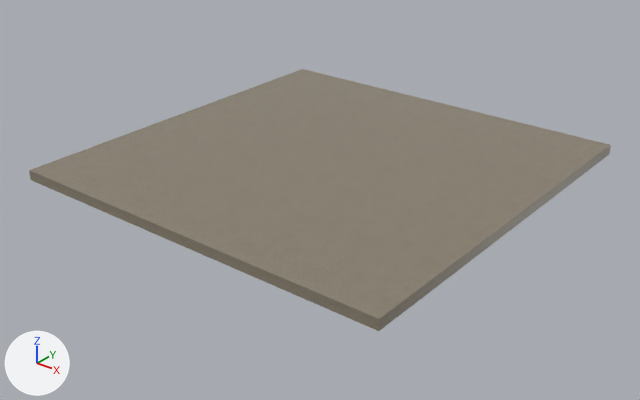
A saved change to the FBX model Assets/Meshes/House1/Floors/Floor_8x8.fbx.
Rendered twice from a camera (50 mm lens) standing at (9.74, -12.47, 6.94) and looking at (0.06, -0.37, -0.56). Arrows for +X, +Y and +Z are at lower left; the lights stay in place.

Names of what the first picture shows: 'Floor_8x8'.
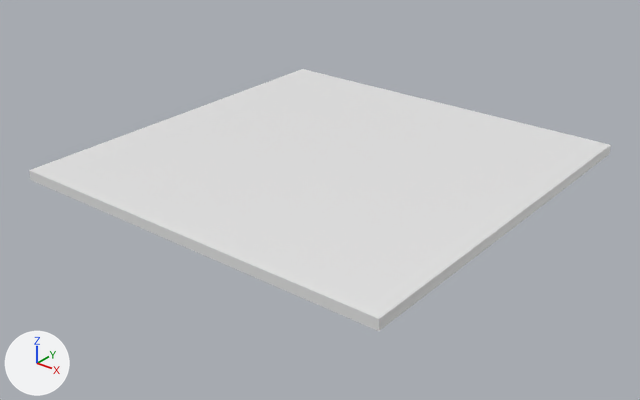
The edits, one by one:
Material 'Top' (mat_top) is new.
Its base color is (0.8, 0.8, 0.8) (white #e7e7e7).
Its roughness is 0.4.
Material 'Bottom' (mat_bottom) is new.
Its base color is (0.8, 0.8, 0.8) (white #e7e7e7).
me_cube has 162 vertices, 160 faces and spans x -4.0..4.0, y -4.0..4.0, z 0.0..0.2.
me_cube is used by ob_floor_8x8; location (0.0, 0.0, 0.0).
me_cube part 1: all 64 faces centred in x -3.5..3.5, y -3.5..3.5, z 0.2 switch from mat_material (picture img_texturescom_fabric_carpet_1k_albedo_tif) to mat_top (white #e7e7e7).
me_cube part 2: all 96 faces centred in x -4.0..4.0, y -4.0..4.0, z 0.0..0.1 switch from mat_material (picture img_texturescom_fabric_carpet_1k_albedo_tif) to mat_bottom (white #e7e7e7).

Pixel boxes [x1, y1, x2, y2] of what changed, in the pictures (640 x 400 px):
part 1 of me_cube, recoloured (grey to white)
    both: [30, 69, 610, 319]
part 2 of me_cube, recoloured
    both: [29, 145, 611, 331]
